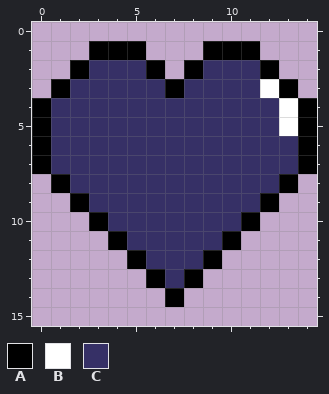
Two states of a pixel-art sprite, assets/icons/heart.png. The picture above was drawn from the file before the commit.
The file is 15x16 pixels.
Palette (. is transparent): A #000000  B #ffffff  C #363066
The same view after the edit:
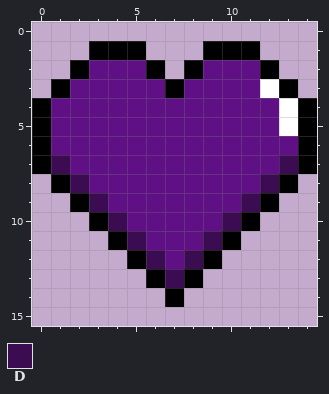
Colours new in this view: D #3c0c52
From old to new:
Colour C changes from #363066 to #601085.
Colour D replaces colour C in row 7 at x 1 and 13; in row 8 at x 2 and 12; in row 9 at x 3 and 11; in row 10 at x 4 and 10; in row 11 at x 5 and 9; in row 12 at x 6 and 8.
Colour D replaces colour C in row 13 at x 7.
Changed places in both pictures, as pixel boxes (x1, y1, x2, y2):
changed: (51, 60, 298, 288)
